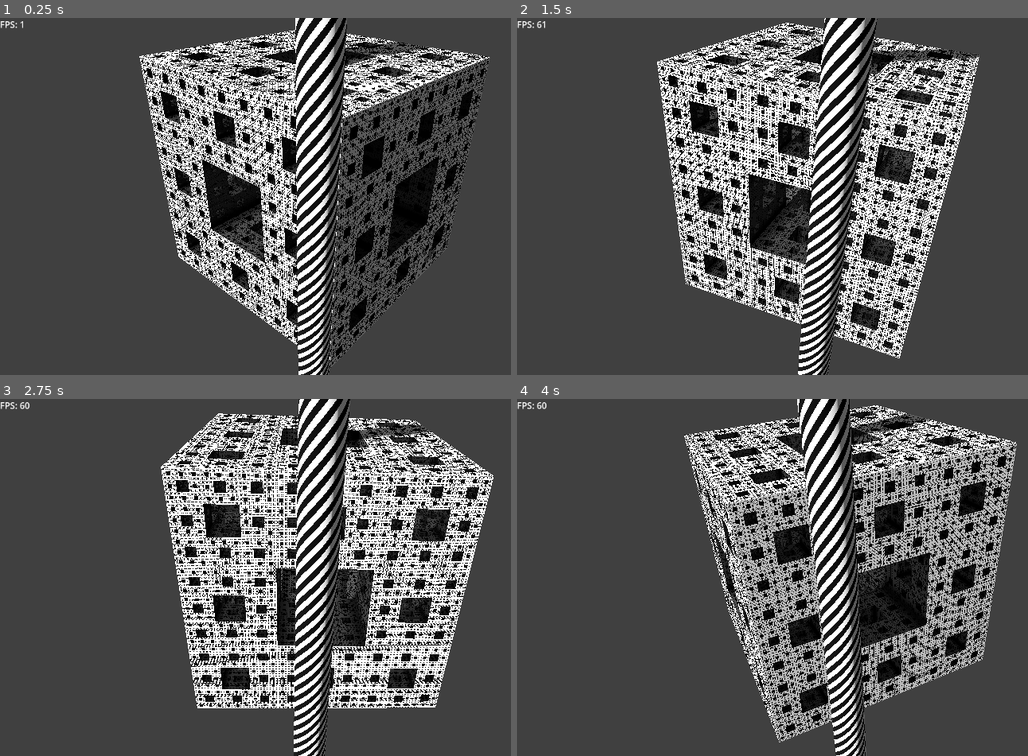
Above: before the commit, frames 1-4 (two rows, left to right).
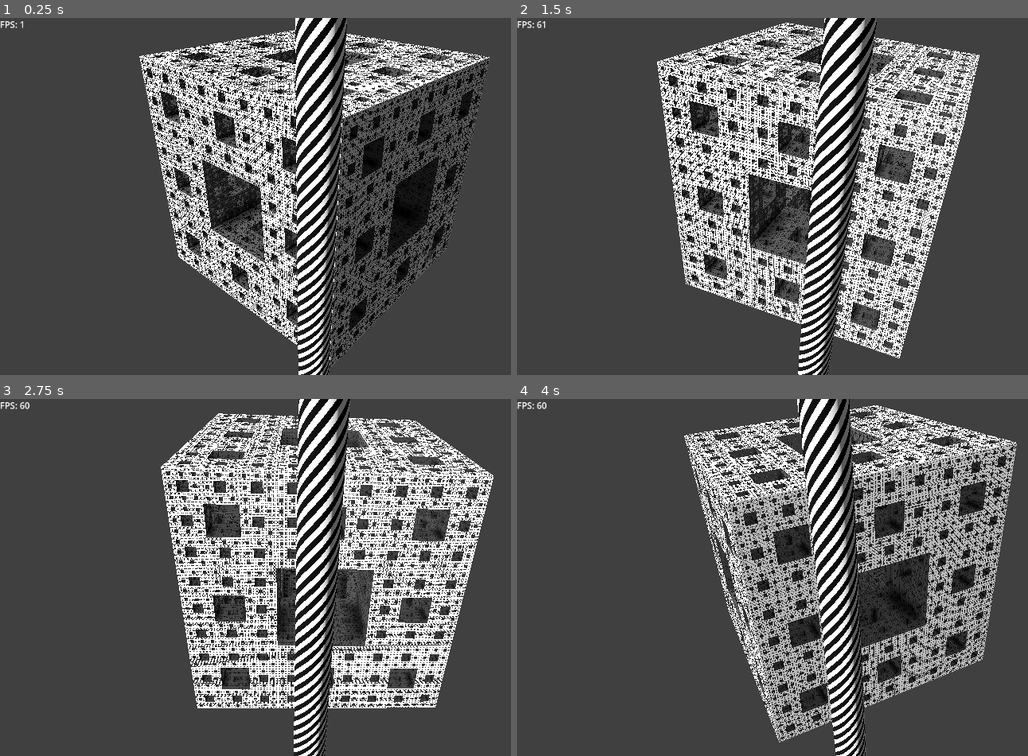
Above: after the commit, the same moments.

Repository: NormallyNormal/Marchless-Menger-Sponge
Game: Godot game, scene res://main.tscn
Two runs of this game, one before a commit and one after it. Both use one fixed random seed, a clock stepped at 60 frames per second and the inputs below.
Inputs:
- Up to frame 1 (0.25 s): no input
- Up to frame 2 (1.5 s): no input
- Up to frame 3 (2.75 s): no input
- Up to frame 4 (4 s): no input

The runs differ from the first frame. In frame 1, 5.1% of the frame differs, in the area x 27-96%, y 3-92%; in frame 2, 12%; in frame 3, 14%, in the area x 31-97%, y 4-87%; in frame 4, 9.4%.

Commit message:
Logic to check for the corner case and change interior rendering. Will need some futher improvments to make it fully accurate but this helps for now.

Diff:
--- a/main.tscn
+++ b/main.tscn
@@ -42,6 +42,7 @@
 
 [node name="Cylinder" type="MeshInstance3D" parent="SPONGE"]
 material_override = SubResource("StandardMaterial3D_7mycd")
+cast_shadow = 0
 mesh = SubResource("CylinderMesh_h2yge")
 skeleton = NodePath("../..")
 
--- a/menger_sponge.gdshader
+++ b/menger_sponge.gdshader
@@ -9,7 +9,7 @@
 
 varying vec3 original_normal;
 
-int check_hole(vec2 uv, out vec2 local_uv, out float current_scale, int max_iterations, int maxsuperhole) {
+int check_hole(vec2 uv, out vec2 local_uv, out float current_scale, int max_iterations, int maxsuperhole, out bool corner, bool was_corner) {
 	vec2 p = uv;
 
 	int largest_hole = 0;
@@ -17,6 +17,9 @@
 	float largest_scale;
 
 	for (int i = 1; i <= maxsuperhole; i++) {
+		if (was_corner && i == 2) {
+			continue;
+		}
 		float scale = pow(3.0, float(i));
 		vec2 cell = floor(p / scale);
 		vec2 local = fract(p / scale);
@@ -33,14 +36,21 @@
 		return largest_hole;
 	}
 
+	corner = false;
+	bool was_corner_last = false;
+
 	for (int i = 0; i < max_iterations; i++) {
 		vec2 cell = floor(p * 3.0);
 		vec2 local = fract(p * 3.0);
 		if (cell.x == 1.0 && cell.y == 1.0) {
+			if(was_corner_last) {
+				corner = true;
+			}
 			local_uv = local;
 			current_scale = 1.0 / pow(3.0, float(i + 1));
 			return i + 1;
 		}
+		was_corner_last = (abs(p.x - 0.5) > 1.0/6.0) && (abs(p.y - 0.5) > 1.0/6.0);
 		p = p * 3.0 - cell;
 	}
 	return 0;
@@ -110,14 +120,21 @@
 	float ao = 1.0;
 	float adjacent_edge = 0.0;
 
+	float depth_edge = 0.0;
+
 	if (face_id == 2 || face_id == 1) {
 		adjacent_edge = min(face_uv.y, 1.0 - face_uv.y);
+		depth_edge = min(face_uv.x, 1.0 - face_uv.x);
 		ao *= smoothstep(0.0, 0.25, adjacent_edge);
 	}
 	if (face_id == 3 || face_id == 4) {
 		adjacent_edge = min(face_uv.x, 1.0 - face_uv.x);
+		depth_edge = min(face_uv.y, 1.0 - face_uv.y);
 		ao *= smoothstep(0.0, 0.25, adjacent_edge);
 	}
+
+	float entrance_exit_factor = smoothstep(0.0, 0.3, depth_edge);
+	ao = mix(1.0, ao, entrance_exit_factor);
 
 	ao *= mix(1.0, 0.7, z_depth);
 
@@ -144,7 +161,8 @@
 		view_dir = normalize(VIEW);
 	}
 
-	int level = check_hole(uv, local_uv, current_scale, hole_iterations, 0);
+	bool is_corner = false;
+	int level = check_hole(uv, local_uv, current_scale, hole_iterations, 0, is_corner, is_corner);
 
 	if (level != 0) {
 		vec3 tan_view = vec3(
@@ -187,7 +205,7 @@
 
 			vec2 inner_local_uv;
 			float inner_scale;
-			int inner_level = check_hole(cur_face_uv, inner_local_uv, inner_scale, hole_iterations - total_level, hole_iterations - total_level);
+			int inner_level = check_hole(cur_face_uv, inner_local_uv, inner_scale, hole_iterations - total_level, hole_iterations - total_level, is_corner, is_corner);
 
 			if (inner_level == 0) {
 				break;
@@ -275,7 +293,7 @@
 		);
 
 		float ao = mix(1.0, ao_total, ao_strength);
-		float depth_darken = exp(-float(total_level) * 0.3);
+		float depth_darken = exp(-float(total_level) * 0.1);
 		ALBEDO = ALBEDO * ao * depth_darken * 0.4;
 
 		vec3 interior_pos = VERTEX - normalize(VIEW) * total_ray_length;
